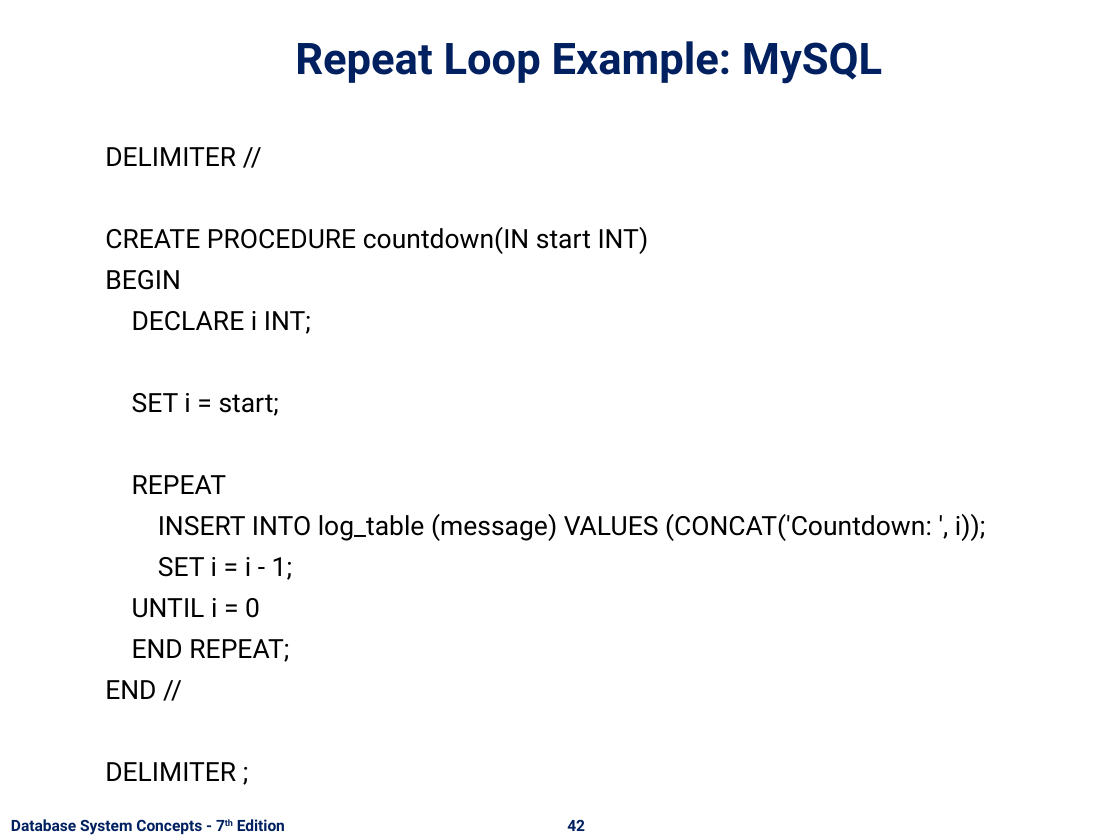
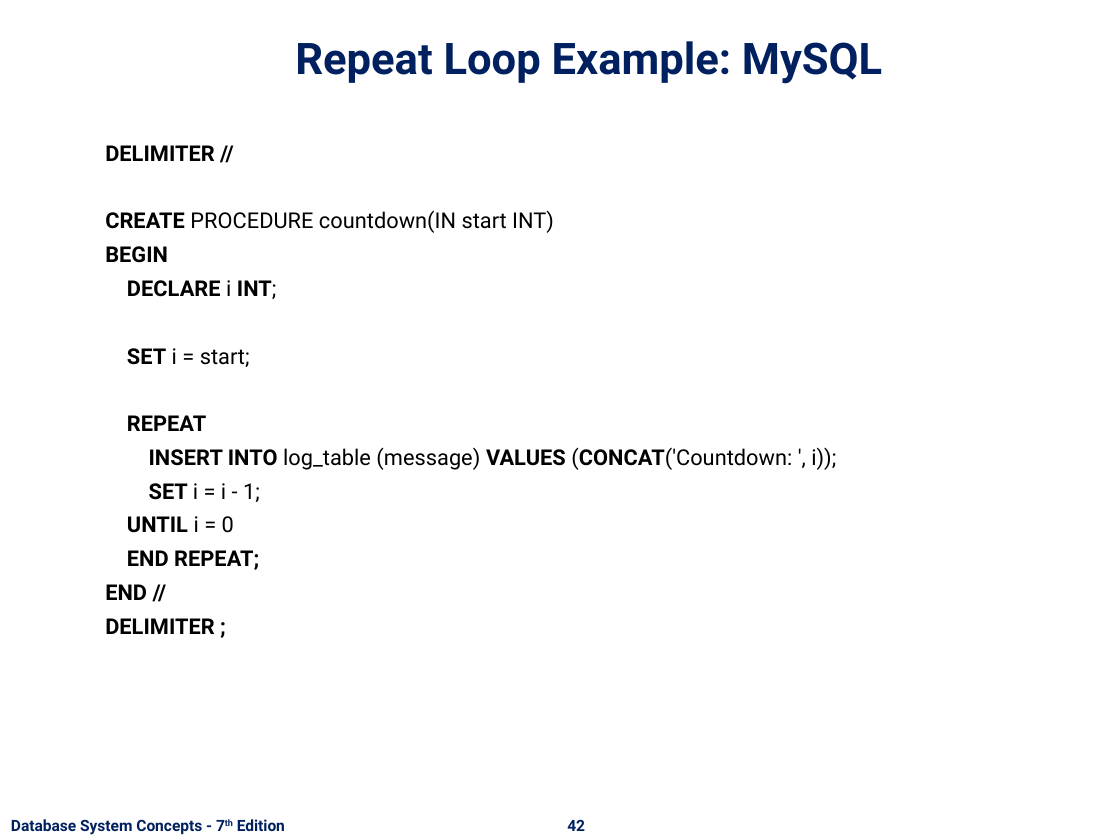
Before and after one commit to nashurgessa/DB-practices, a slide deck: slide 42 of Slides/L18-24 Advanced SQL.pptx. Drawn at 1120x840 pixels with LibreOffice and Linux fonts; fonts in the diff are those of the drawing; background and template pictures are left out. Boxes give left, top, right and bottom in pixels: in the first picture for what was removed or moved away, otherwise in the second. Text is boxed around its words. In the diff, an @@ line names an element or a change of style, - is before the commit and + after.

```diff
--- a/Slides/L18-24 Advanced SQL.pptx
+++ b/Slides/L18-24 Advanced SQL.pptx
@@ text "DELIMITER //" at [105, 145, 836, 634]: size 17 to 14 pt; bold on in "DELIMITER //", "CREATE", "BEGIN", "DECLARE INT;" and 8 more places; less space between paragraphs @@
```
Also in this commit, not shown: 12 other slides changed, 2 slides added, 3 other files.
